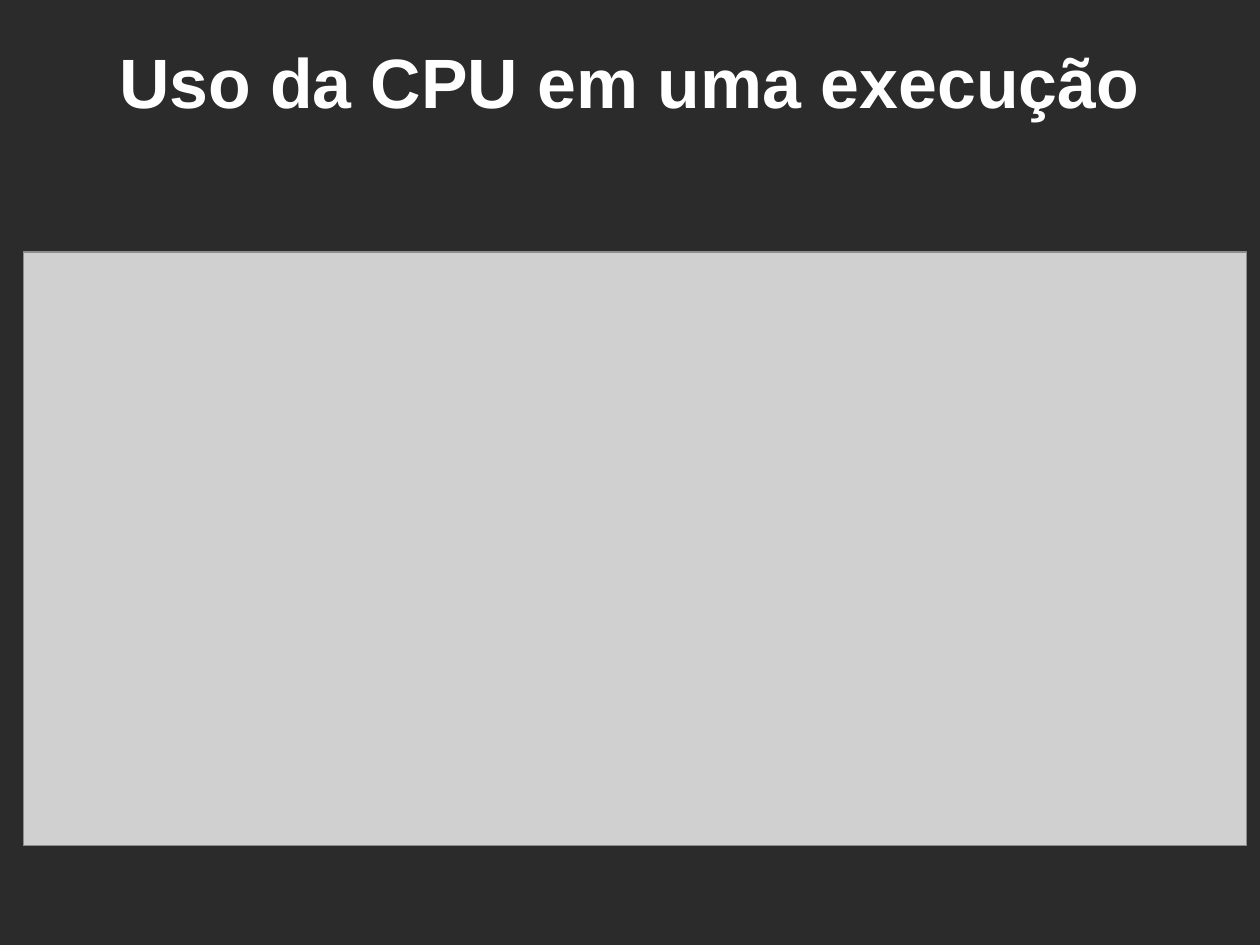
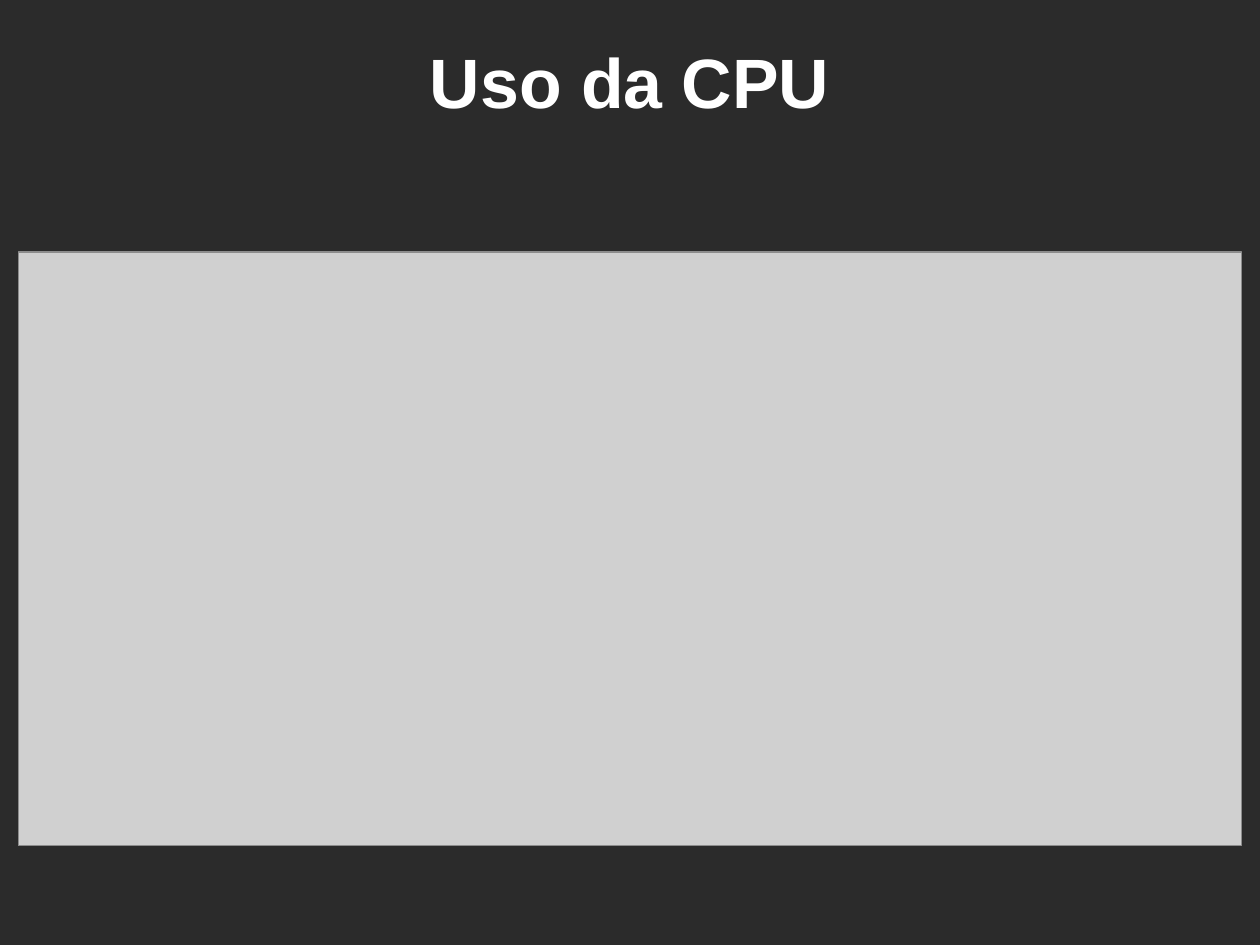
Before and after one commit to redes-2015/simula-rede, a slide deck: slide 7 of slides/slides.odp (slide 8 before the commit). Drawn at 1260x945 pixels with LibreOffice and Linux fonts; fonts in the diff are those of the drawing; grey boxes stand for pictures; background and template pictures are left out; a plain dark background stands for a picture behind light text. Boxes give left, top, right and bottom in pixels: in the first picture for what was removed or moved away, otherwise in the second. Text is boxed around its words. In the diff, an @@ line names an element or a change of style, - is before the commit and + after.

```diff
--- a/slides/slides.odp
+++ b/slides/slides.odp
@@ title at [430, 57, 829, 109]: text changed @@
-Uso da CPU em uma execução
+Uso da CPU
@@ picture: place and size @@
-picture at [24, 253, 1247, 846]
+picture at [18, 253, 1242, 846]
```
Also in this commit, not shown: 10 other slides changed.
